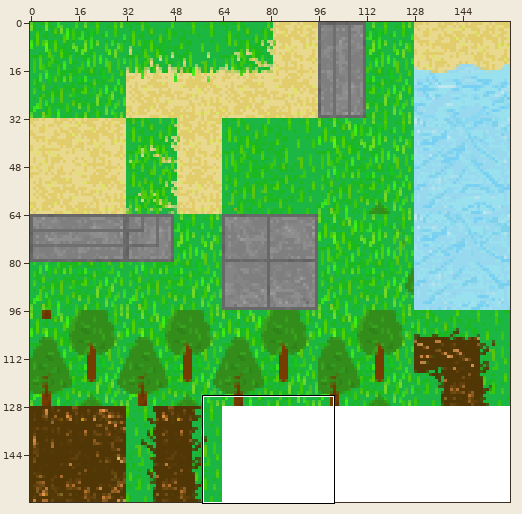
Sprite sheet -- MDAD/TiledMapGame-desktop/bin/maps/TileSet1.png. The picture above shows the old version from afar; the outline marks the close-up.
Close-up. Before:
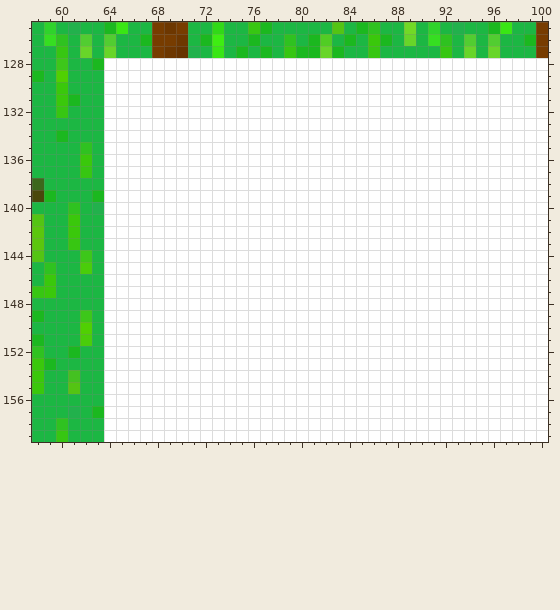
The file is 160x160 pixels. Colours within 5 levels of each other are drawn and written as one. Shown: x 58..100, y 125..159. The commit also changed other parts of the picture, which this record leaves out.
After:
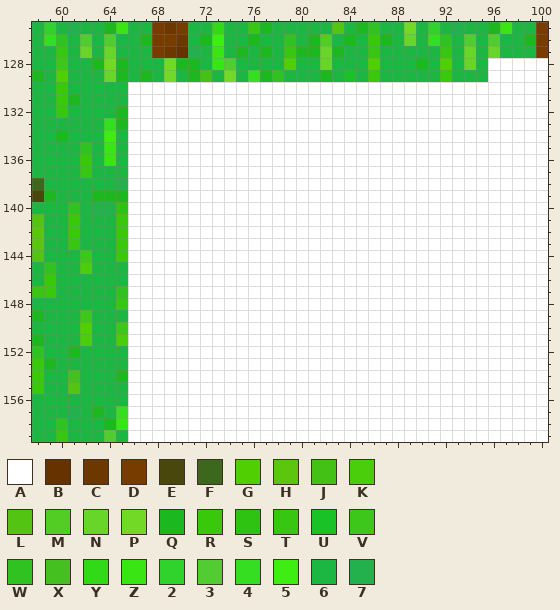
Palette (. is transparent): A #ffffff  B #663300  C #6d3700  D #773c00  E #4a470c  F #3d671c  G #50d002  H #5bc60d  J #43c114  K #4acd0a  L #54c413  M #51cd24  N #68d529  P #72d926  Q #1bb81f  R #3ac80b  S #2ec213  T #37c612  U #19c327  V #3dc71a  W #2fc220  X #44c121  Y #31d917  Z #39e614  2 #2fd32b  3 #52cd31  4 #36de21  5 #3eed12  6 #1cb743  7 #22b14c
From old to new:
@@ x 58..100 @@
 127 66T6N6N666DCB76Z6Q6Q6TQQNQ66T66666T6N6N666D
-128 66V66QAAAAAAAAAAAAAAAAAAAAAAAAAAAAAAAAAAAAA
-129 Q6G666AAAAAAAAAAAAAAAAAAAAAAAAAAAAAAAAAAAAA
-130 66R666AAAAAAAAAAAAAAAAAAAAAAAAAAAAAAAAAAAAA
-131 66RQ66AAAAAAAAAAAAAAAAAAAAAAAAAAAAAAAAAAAAA
-132 66T666AAAAAAAAAAAAAAAAAAAAAAAAAAAAAAAAAAAAA
-133 666666AAAAAAAAAAAAAAAAAAAAAAAAAAAAAAAAAAAAA
-134 66Q666AAAAAAAAAAAAAAAAAAAAAAAAAAAAAAAAAAAAA
-135 6666W6AAAAAAAAAAAAAAAAAAAAAAAAAAAAAAAAAAAAA
-136 6666R6AAAAAAAAAAAAAAAAAAAAAAAAAAAAAAAAAAAAA
-137 6666T6AAAAAAAAAAAAAAAAAAAAAAAAAAAAAAAAAAAAA
-138 F66666AAAAAAAAAAAAAAAAAAAAAAAAAAAAAAAAAAAAA
-139 EQ666QAAAAAAAAAAAAAAAAAAAAAAAAAAAAAAAAAAAAA
-140 666W67AAAAAAAAAAAAAAAAAAAAAAAAAAAAAAAAAAAAA
-141 L66R66AAAAAAAAAAAAAAAAAAAAAAAAAAAAAAAAAAAAA
-142 H66R66AAAAAAAAAAAAAAAAAAAAAAAAAAAAAAAAAAAAA
-143 H66T66AAAAAAAAAAAAAAAAAAAAAAAAAAAAAAAAAAAAA
-144 L666V6AAAAAAAAAAAAAAAAAAAAAAAAAAAAAAAAAAAAA
-145 6W66K6AAAAAAAAAAAAAAAAAAAAAAAAAAAAAAAAAAAAA
-146 6R6666AAAAAAAAAAAAAAAAAAAAAAAAAAAAAAAAAAAAA
-147 TR6666AAAAAAAAAAAAAAAAAAAAAAAAAAAAAAAAAAAAA
-148 666666AAAAAAAAAAAAAAAAAAAAAAAAAAAAAAAAAAAAA
-149 Q666V6AAAAAAAAAAAAAAAAAAAAAAAAAAAAAAAAAAAAA
-150 6666G6AAAAAAAAAAAAAAAAAAAAAAAAAAAAAAAAAAAAA
-151 Q666K6AAAAAAAAAAAAAAAAAAAAAAAAAAAAAAAAAAAAA
-152 W66Q66AAAAAAAAAAAAAAAAAAAAAAAAAAAAAAAAAAAAA
-153 RQ6666AAAAAAAAAAAAAAAAAAAAAAAAAAAAAAAAAAAAA
-154 R66X66AAAAAAAAAAAAAAAAAAAAAAAAAAAAAAAAAAAAA
-155 R66L66AAAAAAAAAAAAAAAAAAAAAAAAAAAAAAAAAAAAA
-156 666666AAAAAAAAAAAAAAAAAAAAAAAAAAAAAAAAAAAAA
-157 66676QAAAAAAAAAAAAAAAAAAAAAAAAAAAAAAAAAAAAA
-158 66W666AAAAAAAAAAAAAAAAAAAAAAAAAAAAAAAAAAAAA
-159 66T666AAAAAAAAAAAAAAAAAAAAAAAAAAAAAAAAAAAAA
+128 66V66QPQ666PQQ6Z36666G66N666G666Q6G6N6AAAAA
+129 Q6G666NQ6Q6P6QJ6P64QW666Q6U6R66666R666AAAAA
+130 66R66666AAAAAAAAAAAAAAAAAAAAAAAAAAAAAAAAAAA
+131 66RQ6666AAAAAAAAAAAAAAAAAAAAAAAAAAAAAAAAAAA
+132 66T6666QAAAAAAAAAAAAAAAAAAAAAAAAAAAAAAAAAAA
+133 6666664QAAAAAAAAAAAAAAAAAAAAAAAAAAAAAAAAAAA
+134 66Q66656AAAAAAAAAAAAAAAAAAAAAAAAAAAAAAAAAAA
+135 6666W6Z6AAAAAAAAAAAAAAAAAAAAAAAAAAAAAAAAAAA
+136 6666R6Z6AAAAAAAAAAAAAAAAAAAAAAAAAAAAAAAAAAA
+137 6666T666AAAAAAAAAAAAAAAAAAAAAAAAAAAAAAAAAAA
+138 F6666667AAAAAAAAAAAAAAAAAAAAAAAAAAAAAAAAAAA
+139 EQ666QQQAAAAAAAAAAAAAAAAAAAAAAAAAAAAAAAAAAA
+140 666W677SAAAAAAAAAAAAAAAAAAAAAAAAAAAAAAAAAAA
+141 L66R666RAAAAAAAAAAAAAAAAAAAAAAAAAAAAAAAAAAA
+142 H66R666RAAAAAAAAAAAAAAAAAAAAAAAAAAAAAAAAAAA
+143 H66T666RAAAAAAAAAAAAAAAAAAAAAAAAAAAAAAAAAAA
+144 L666V66RAAAAAAAAAAAAAAAAAAAAAAAAAAAAAAAAAAA
+145 6W66K666AAAAAAAAAAAAAAAAAAAAAAAAAAAAAAAAAAA
+146 6R666666AAAAAAAAAAAAAAAAAAAAAAAAAAAAAAAAAAA
+147 TR66666WAAAAAAAAAAAAAAAAAAAAAAAAAAAAAAAAAAA
+148 6666666TAAAAAAAAAAAAAAAAAAAAAAAAAAAAAAAAAAA
+149 Q666V666AAAAAAAAAAAAAAAAAAAAAAAAAAAAAAAAAAA
+150 6666G66VAAAAAAAAAAAAAAAAAAAAAAAAAAAAAAAAAAA
+151 Q666K66KAAAAAAAAAAAAAAAAAAAAAAAAAAAAAAAAAAA
+152 W66Q6666AAAAAAAAAAAAAAAAAAAAAAAAAAAAAAAAAAA
+153 RQ666666AAAAAAAAAAAAAAAAAAAAAAAAAAAAAAAAAAA
+154 R66X666QAAAAAAAAAAAAAAAAAAAAAAAAAAAAAAAAAAA
+155 R66L6666AAAAAAAAAAAAAAAAAAAAAAAAAAAAAAAAAAA
+156 66666666AAAAAAAAAAAAAAAAAAAAAAAAAAAAAAAAAAA
+157 66676Q64AAAAAAAAAAAAAAAAAAAAAAAAAAAAAAAAAAA
+158 66W666QZAAAAAAAAAAAAAAAAAAAAAAAAAAAAAAAAAAA
+159 66T66636AAAAAAAAAAAAAAAAAAAAAAAAAAAAAAAAAAA
